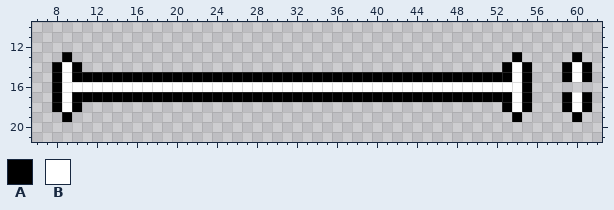
Pixel-art file: shot/resource/Ui/ReloadingBar.aseprite. Above is the file before it was changed.
64x32 pixels, 1 frame. Shown: x 6..62, y 10..21.
Palette (. is transparent): A #000000  B #ffffff
Pixels before, first column x 8:
13 .A............................................A.....A.
14 ABA..........................................ABA...ABA
15 ABAAAAAAAAAAAAAAAAAAAAAAAAAAAAAAAAAAAAAAAAAAAABA...ABA
16 ABBBBBBBBBBBBBBBBBBBBBBBBBBBBBBBBBBBBBBBBBBBBBBA......
17 ABAAAAAAAAAAAAAAAAAAAAAAAAAAAAAAAAAAAAAAAAAAAABA...ABA
18 ABA..........................................ABA...ABA
19 .A............................................A.....A.
The same view after the edit:
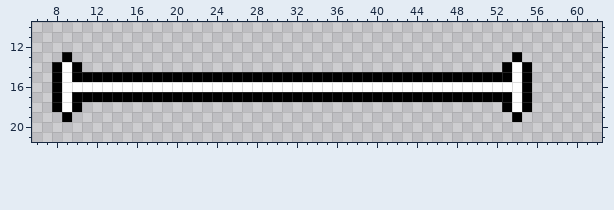
From old to new:
y 13: x 60 A -> .
y 14..15: x 59..61 ABA -> ...
y 17..18: x 59..61 ABA -> ...
y 19: x 60 A -> .
Where, in picture pixels (left, top, right, bottom), the same in both pictures:
erased: (562, 52, 592, 122)
